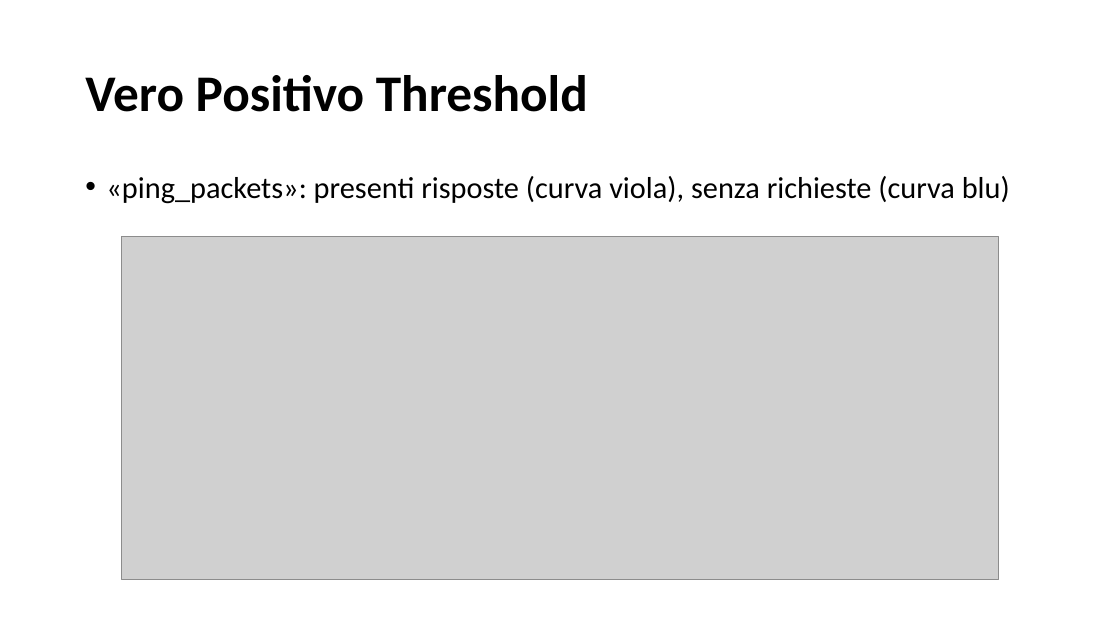
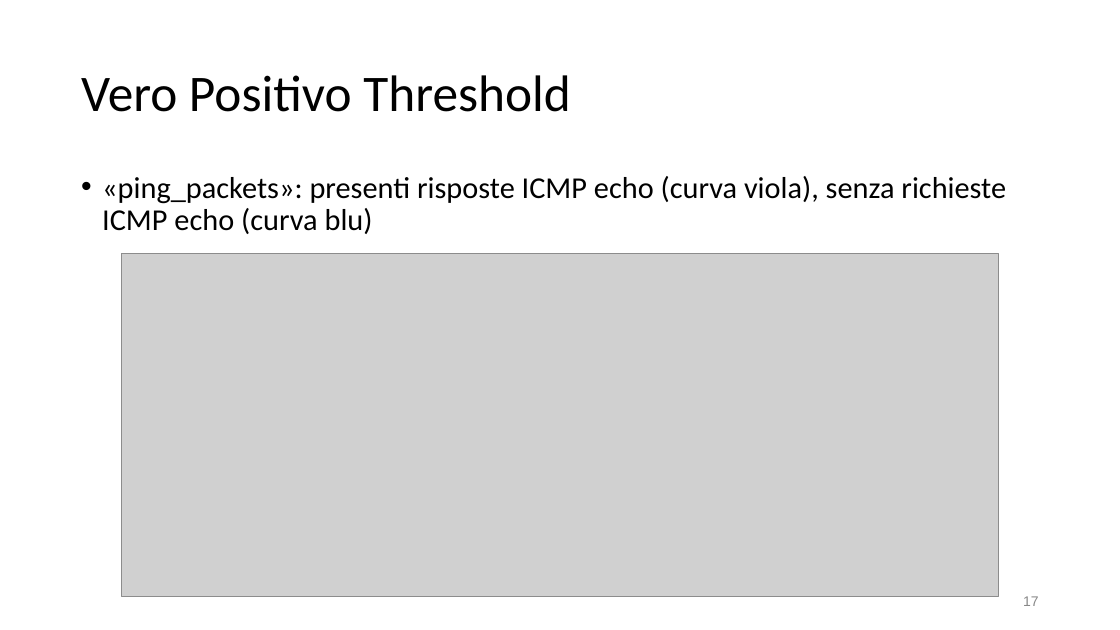
Before and after one commit to SalvatoreCostantino/Network-Time-Series-Analyzer, a slide deck: slide 17 of Tesi/slide tesi.pptx (slide 28 before the commit). Drawn at 1120x630 pixels with LibreOffice and Linux fonts; fonts in the diff are those of the drawing; grey boxes stand for pictures. Boxes give left, top, right and bottom in pixels: in the first picture for what was removed or moved away, otherwise in the second. Text is boxed around its words. In the diff, an @@ line names an element or a change of style, - is before the commit and + after.

```diff
--- a/Tesi/slide tesi.pptx
+++ b/Tesi/slide tesi.pptx
@@ title "Vero Positivo Threshold" at (81,75,570,112): bold off @@
@@ text at (102,176,1006,234): text changed @@
-• «ping_packets»: presenti risposte (curva viola), senza richieste (curva blu)
+• «ping_packets»: presenti risposte ICMP echo (curva viola), senza richieste ICMP echo (curva blu)
@@ picture: place and size @@
-picture at (122,236,999,580)
+picture at (122,253,999,597)
@@ page number added at (1023,596,1039,606), 12 pt, text #888888 @@
+17
```
Also in this commit, not shown: 18 other slides changed, 6 slides added, 19 slides removed, 9 other files.
